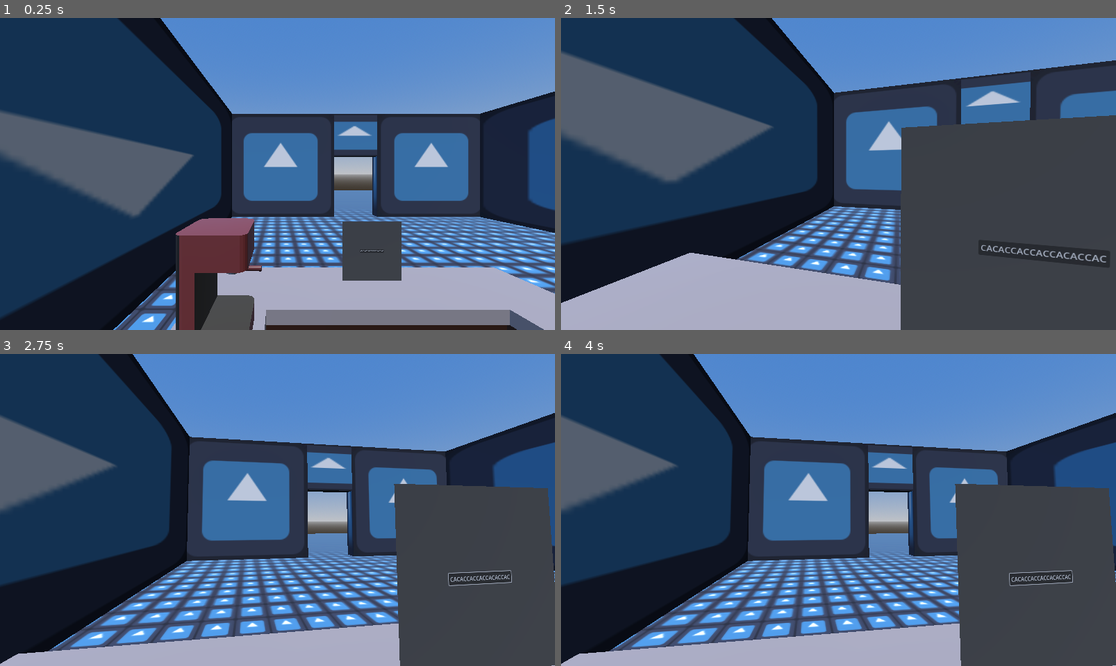
Above: before the commit, frames 1-4 (two rows, left to right).
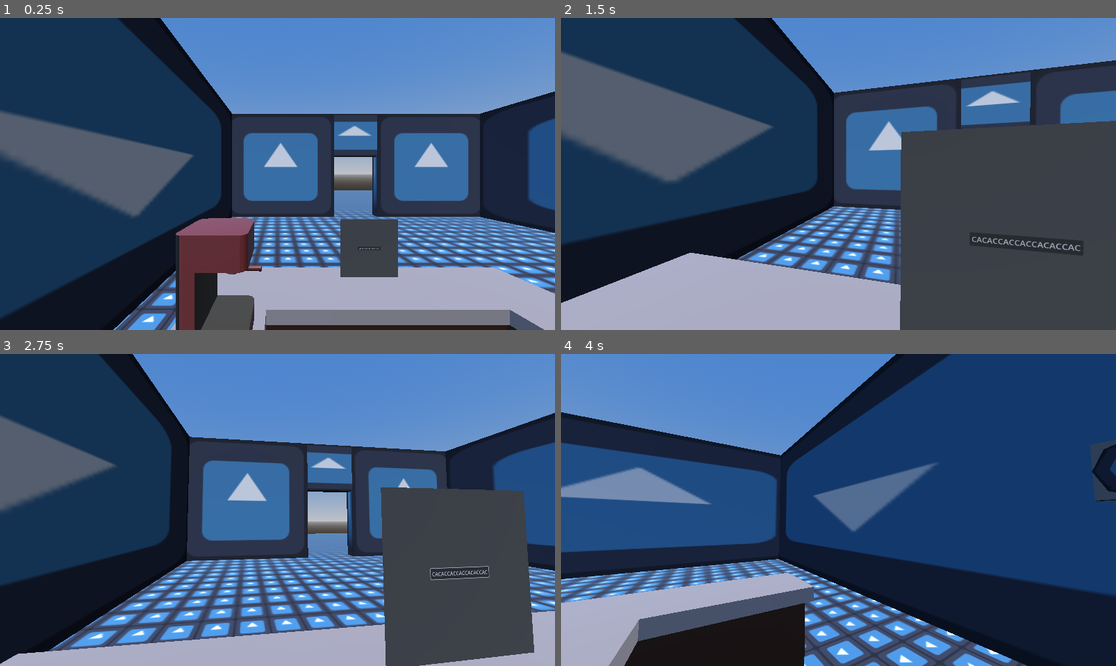
Above: after the commit, the same moments.

Repository: Groblockia/MiniJam204
Game: Godot game, scene res://scenes/main.tscn
Same seed, same stepped clock (60 frames per second), same inputs: the game is played once before the commit and once after it. The engine's default icon, where the game draws it, is replaced by a stand-in: a white triangle on a blue panel in a dark square.
Inputs (mouse positions are in pixels of both pictures, inside the frame that each line leads up to):
- Up to frame 1 (0.25 s): no input
- Up to frame 2 (1.5 s): move the mouse to (866, 174) at 0.52 s; hold W (forward) from 0.53 s (still down); tap E (interact) at 0.6, 1.35 s; move the mouse to (810, 174) at 1.27 s
- Up to frame 3 (2.75 s): keep holding W (forward); move the mouse to (288, 503) at 2.02 s; tap Tab (toggle_mouse) at 2.1 s; tap E (interact) at 2.3 s
- Up to frame 4 (4 s): release W (forward) at 2.75 s; tap Enter at 2.75 s; drag from (810, 572) to (672, 463) at 2.77 s; tap Space at 3.5 s; move the mouse to (1005, 556) at 3.52 s; hold A (left) from 3.53 s (still down); tap E (interact) at 3.6 s; click (1005, 556) at 3.67 s

The runs differ from the first frame. In frame 1, 0.4% of the frame differs, in the area x 61-73%, y 64-85%; in frame 2, 0.7%; in frame 3, 4.7%; in frame 4, 87%, in the area x 0-100%, y 0-100%.

Commit message:
register qui marche

Diff:
--- a/autoloads/game_manager.gd
+++ b/autoloads/game_manager.gd
@@ -1,6 +1,8 @@
 extends Node
 
 @onready var base_npc = preload("res://characters/npcs/npc_test.tscn")
+
+signal leave_screen
 
 var player
 var order_point
@@ -46,3 +48,6 @@
 	glass = randi_range(1,3)
 	food = randi_range(1,3)
 	is_ordering = true
+
+func leave_register_screen():
+	leave_screen.emit()
--- a/characters/player/head.gd
+++ b/characters/player/head.gd
@@ -10,7 +10,7 @@
 	player.rotation.y = self.rotation.y
 
 func _unhandled_input(event: InputEvent) -> void:
-	if player.player_can_move:
+	if Input.mouse_mode == Input.MOUSE_MODE_CAPTURED:
 		if event is InputEventMouseMotion:
 			# rotate the head and camera based on mouse movement
 			rotate_y(-event.relative.x * 0.005/2)
--- a/scenes/main.tscn
+++ b/scenes/main.tscn
@@ -125,5 +125,5 @@
 displayName = "Coffe machine"
 
 [node name="GuiPanel" parent="." unique_id=1826651836 instance=ExtResource("4_o6xl0")]
-transform = Transform3D(1, 0, 0, 0, 1, 0, 0, 0, 1, 1.5935519, 3.1929736, -3.4281585)
+transform = Transform3D(1, 0, 0, 0, 1, 0, 0, 0, 1, 1.5935519, 3.1929736, -3.5348952)
 displayName = "caca"
--- a/scenes/register/UI/gui_panel.gd
+++ b/scenes/register/UI/gui_panel.gd
@@ -21,14 +21,7 @@
 	node_area.mouse_exited.connect(_mouse_exited_area)
 	node_area.input_event.connect(_mouse_input_event)
 
-	# If the material is NOT set to use billboard settings, then avoid running billboard specific code
-	#if node_quad.get_surface_override_material(0).billboard_mode == BaseMaterial3D.BillboardMode.BILLBOARD_DISABLED:
-		#set_process(false)
-
-
-#func _process(_delta: float) -> void:
-	# NOTE: Remove this function if you don't plan on using billboard settings.
-	#rotate_area_to_billboard()
+	GameManager.leave_screen.connect(leave_screen)
 
 
 func _mouse_entered_area() -> void:
@@ -139,9 +132,11 @@
 		node_area.rotate_object_local(Vector3.BACK, camera.rotation.z)
 
 func interacted() -> void:
-	if is_using:
-		is_using = false
-		$CollisionShape3D.disabled = false
-	else:
-		is_using = true
-		$CollisionShape3D.disabled = true
+	is_using = true
+	Input.set_mouse_mode(Input.MOUSE_MODE_VISIBLE)
+	$CollisionShape3D.disabled = true
+
+func leave_screen():
+	is_using = false
+	Input.set_mouse_mode(Input.MOUSE_MODE_CAPTURED)
+	$CollisionShape3D.disabled = false
--- /dev/null
+++ b/scenes/register/UI/register_ui.gd
@@ -0,0 +1,4 @@
+extends Control
+
+func _on_button_pressed() -> void:
+	GameManager.leave_register_screen()
--- a/scenes/register/UI/register_ui.tscn
+++ b/scenes/register/UI/register_ui.tscn
@@ -1,4 +1,6 @@
 [gd_scene format=3 uid="uid://mrtd5mmlpikj"]
+
+[ext_resource type="Script" uid="uid://ccfh3p5dup6ve" path="res://scenes/register/UI/register_ui.gd" id="1_ssdx7"]
 
 [node name="Register_ui" type="Control" unique_id=868736794]
 layout_mode = 3
@@ -7,6 +9,7 @@
 anchor_bottom = 1.0
 grow_horizontal = 2
 grow_vertical = 2
+script = ExtResource("1_ssdx7")
 
 [node name="Button" type="Button" parent="." unique_id=905709279]
 layout_mode = 1
@@ -22,3 +25,5 @@
 grow_horizontal = 2
 grow_vertical = 2
 text = "CACACCACCACCACACCAC"
+
+[connection signal="pressed" from="Button" to="." method="_on_button_pressed"]
Not shown, added: scenes/register/UI/register_ui.gd.uid
